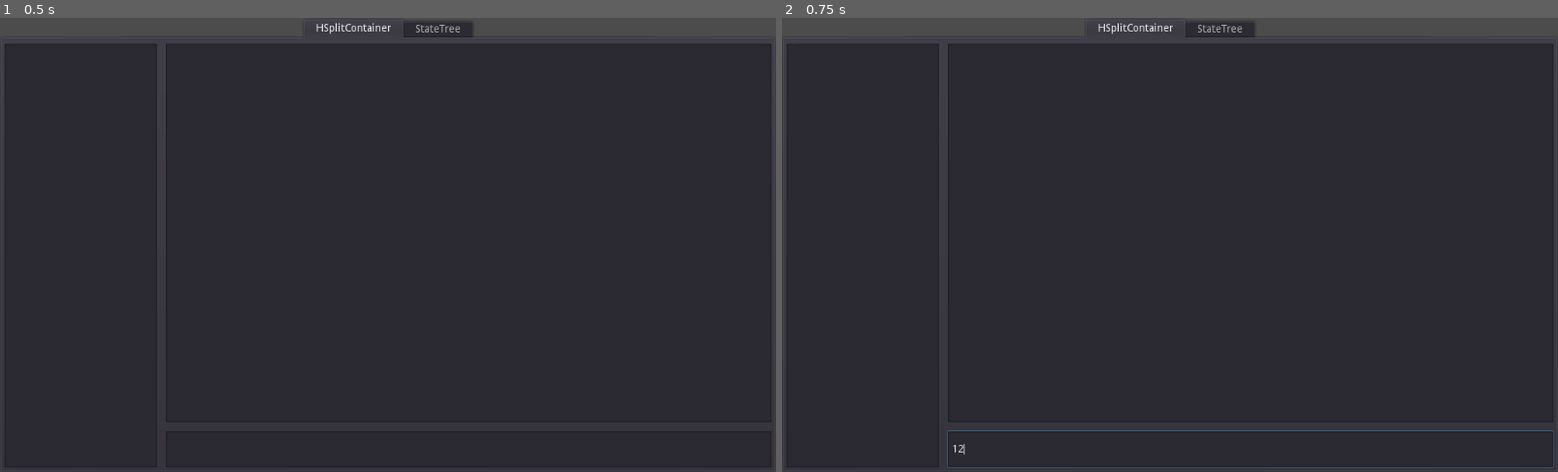
Above: before the commit, frames 1-2 (left to right).
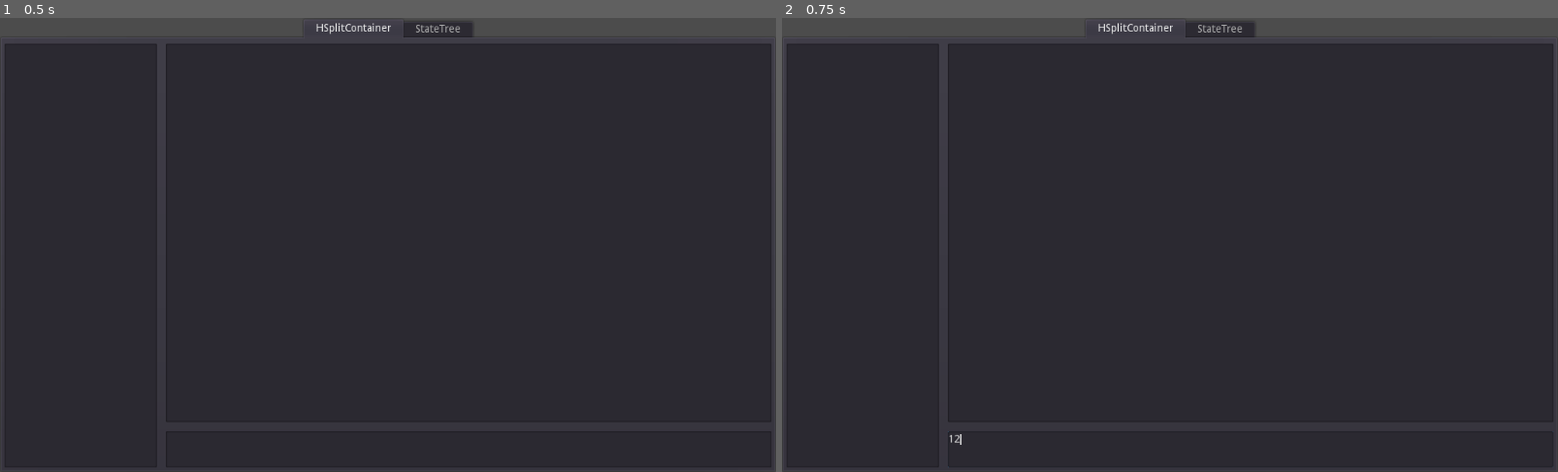
Above: after the commit, the same moments.

Repository: MFAshby/slack-yawn
Game: Godot game, scene res://Main.tscn
Two runs of this game, one before a commit and one after it. Both use one fixed random seed, a clock stepped at 60 frames per second and the inputs below.
Inputs (mouse positions are in pixels of both pictures, inside the frame that each line leads up to):
- Up to frame 1 (0.5 s): no input
- Up to frame 2 (0.75 s): click (1247, 449) at 0.52 s; type "12" at 0.6 s

Frame 1 is identical in both runs. In frame 2, 0.4% of the frame differs, in the area x 21-100%, y 90-100%.

Commit message:
Added multi-line entry. Just like the real deal, allows ctrl+return to put newlines in messages, otherwise return sends the message

Diff:
--- a/Editor.gd
+++ b/Editor.gd
@@ -1,12 +1,13 @@
-extends LineEdit
+extends TextEdit
 
 # OMG swap out the boring editor with this
 # https://ash-k.itch.io/textreme-2
 # pleeeease :)
 
-func _ready():
-	self.connect("text_entered", self, "_text_entered")
-
-func _text_entered(new_text):
-	Slack.send_message(new_text)
-	self.clear()
+func _gui_input(event):
+	# Ctrl modifier prevents the message being sent,
+	# Allowing multi-line entry
+	if Input.is_action_pressed("ui_accept") and not event.get("control"):
+		Slack.send_message(self.text)
+		self.text = ""
+		self.accept_event()
--- a/Main.tscn
+++ b/Main.tscn
@@ -47,7 +47,7 @@
 margin_bottom = 500.0
 script = ExtResource( 3 )
 
-[node name="Editor" type="LineEdit" parent="TabContainer/HSplitContainer/VSplitContainer"]
+[node name="Editor" type="TextEdit" parent="TabContainer/HSplitContainer/VSplitContainer"]
 margin_top = 512.0
 margin_right = 799.0
 margin_bottom = 560.0
--- a/project.godot
+++ b/project.godot
@@ -24,6 +24,16 @@
 
 Slack="*res://Slack.gd"
 
+[input]
+
+ui_accept={
+"deadzone": 0.5,
+"events": [ Object(InputEventKey,"resource_local_to_scene":false,"resource_name":"","device":0,"alt":false,"shift":false,"control":false,"meta":false,"command":false,"pressed":false,"scancode":16777221,"unicode":0,"echo":false,"script":null)
+, Object(InputEventKey,"resource_local_to_scene":false,"resource_name":"","device":0,"alt":false,"shift":false,"control":false,"meta":false,"command":false,"pressed":false,"scancode":16777222,"unicode":0,"echo":false,"script":null)
+, Object(InputEventJoypadButton,"resource_local_to_scene":false,"resource_name":"","device":0,"button_index":0,"pressure":0.0,"pressed":false,"script":null)
+ ]
+}
+
 [rendering]
 
 environment/default_environment="res://default_env.tres"
Not shown, added: README.md
